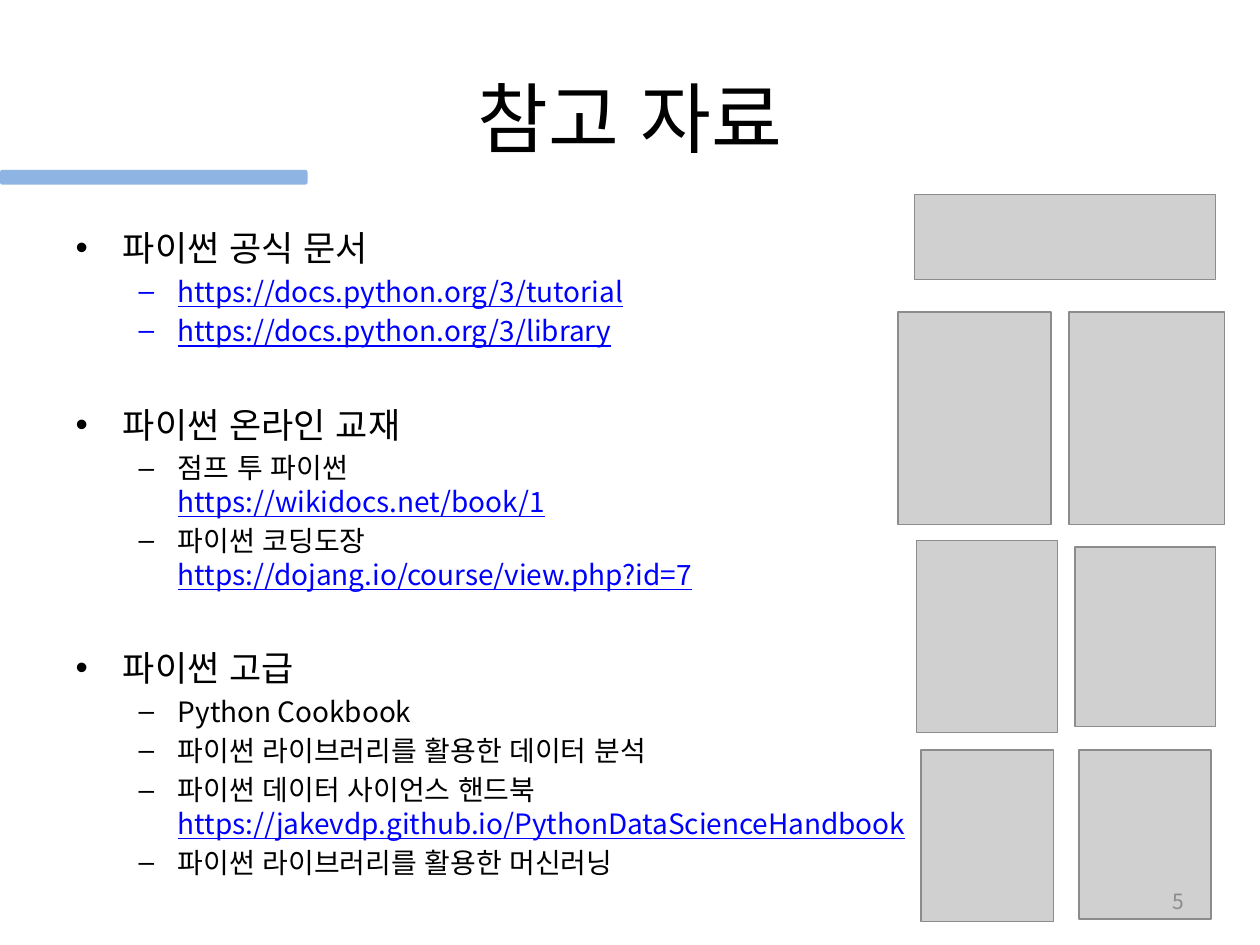
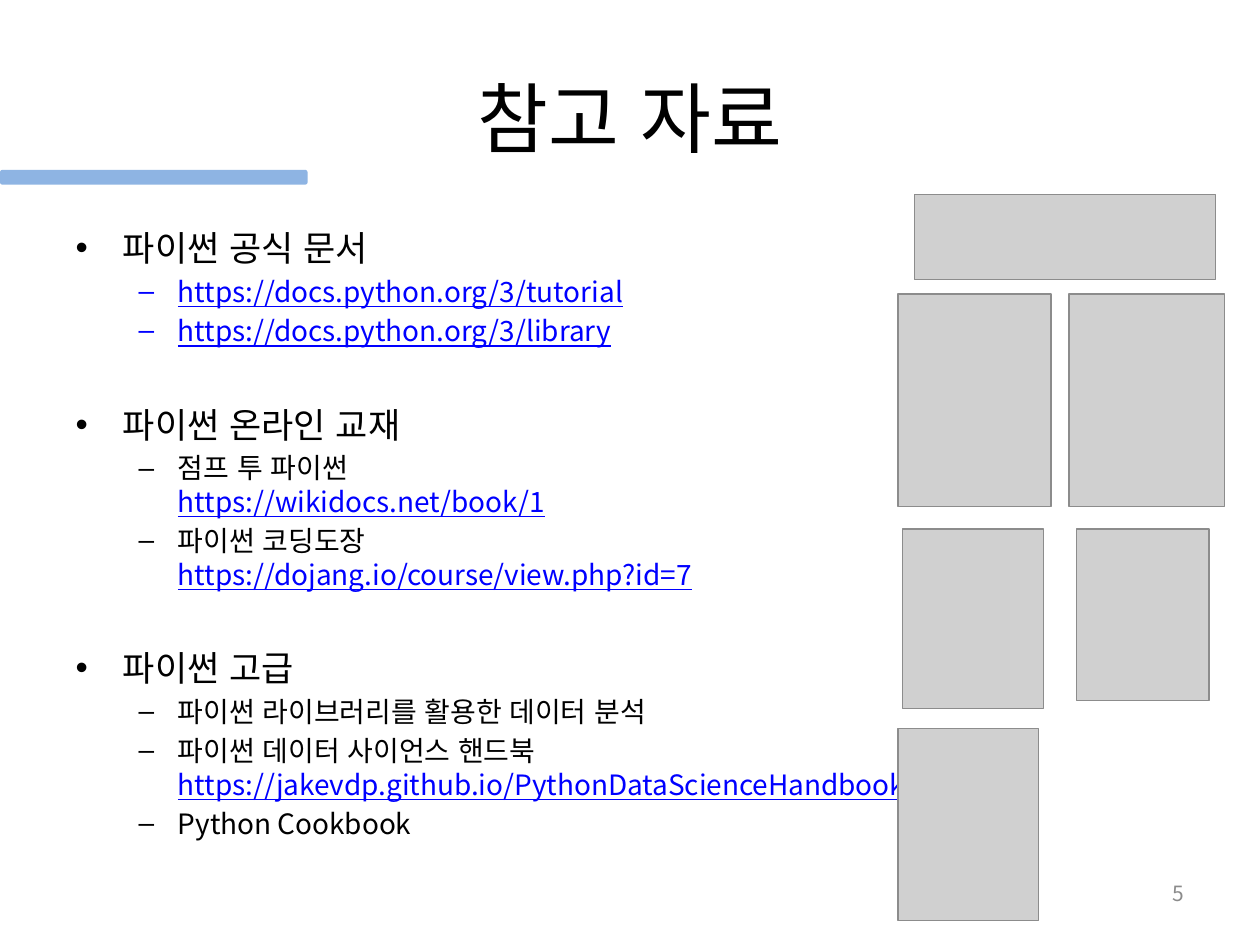
Before and after one commit to gubosd/lecture18, a slide deck: slide 5 of (2021.06.21) 1_파이썬 기초.pptx. Drawn at 1260x945 pixels with LibreOffice and Linux fonts; fonts in the diff are those of the drawing; grey boxes stand for pictures. Boxes give left, top, right and bottom in pixels: in the first picture for what was removed or moved away, otherwise in the second. Text is boxed around its words. In the diff, an @@ line names an element or a change of style, - is before the commit and + after.

```diff
--- a/(2021.06.21) 1_파이썬 기초.pptx
+++ b/(2021.06.21) 1_파이썬 기초.pptx
@@ picture: place and size @@
-picture at (898, 312, 1052, 525)
+picture at (898, 294, 1052, 507)
@@ picture: place and size @@
-picture at (1068, 312, 1223, 525)
+picture at (1068, 294, 1223, 507)
@@ picture: place and size @@
-picture at (1075, 547, 1215, 727)
+picture at (903, 529, 1043, 709)
@@ picture: place and size @@
-picture at (921, 750, 1053, 921)
+picture at (1076, 529, 1208, 701)
@@ text at (178, 699, 412, 729): paragraph removed @@
-  – Python Cookbook
@@ picture: place and size @@
-picture at (917, 541, 1057, 732)
+picture at (898, 728, 1038, 920)
@@ picture removed at (1080, 750, 1212, 919) @@
@@ text at (178, 811, 412, 841): text changed @@
-  – 파이썬 라이브러리를 활용한 머신러닝
+  – Python Cookbook
@@ page number: place and size @@
-page number at (1173, 894, 1185, 909)
+page number at (1173, 885, 1185, 901)
```
Also in this commit, not shown: 4 other slides changed.
